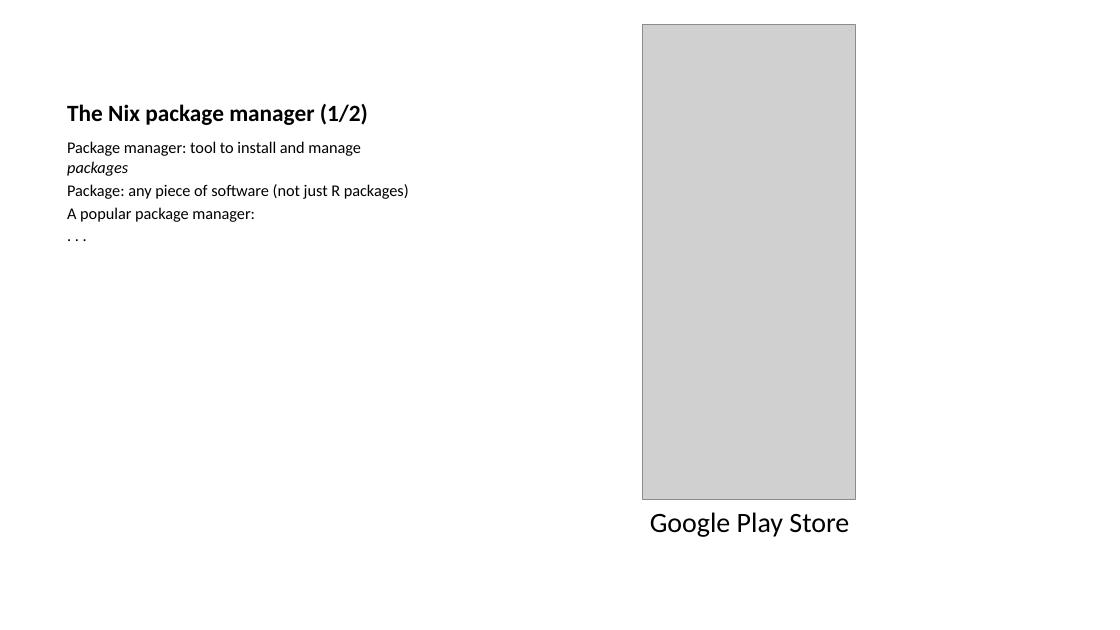
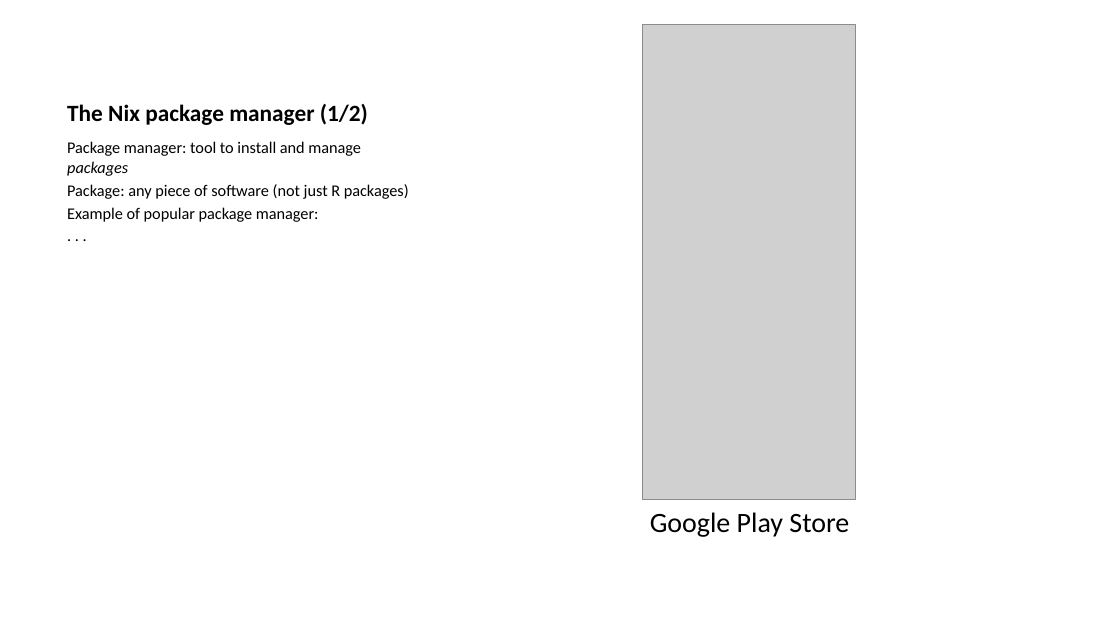
Before and after one commit to b-rodrigues/repro_basf, a slide deck: slide 21 of docs/index.pptx. Drawn at 1120x630 pixels with LibreOffice and Linux fonts; fonts in the diff are those of the drawing; grey boxes stand for pictures. Boxes give left, top, right and bottom in pixels: in the first picture for what was removed or moved away, otherwise in the second. Text is boxed around its words. In the diff, an @@ line names an element or a change of style, - is before the commit and + after.

```diff
--- a/docs/index.pptx
+++ b/docs/index.pptx
@@ text at box(67, 207, 319, 222): text changed @@
-A popular package manager:
+Example of popular package manager:
```
Also in this commit, not shown: 6 other slides changed, 12 other files.
